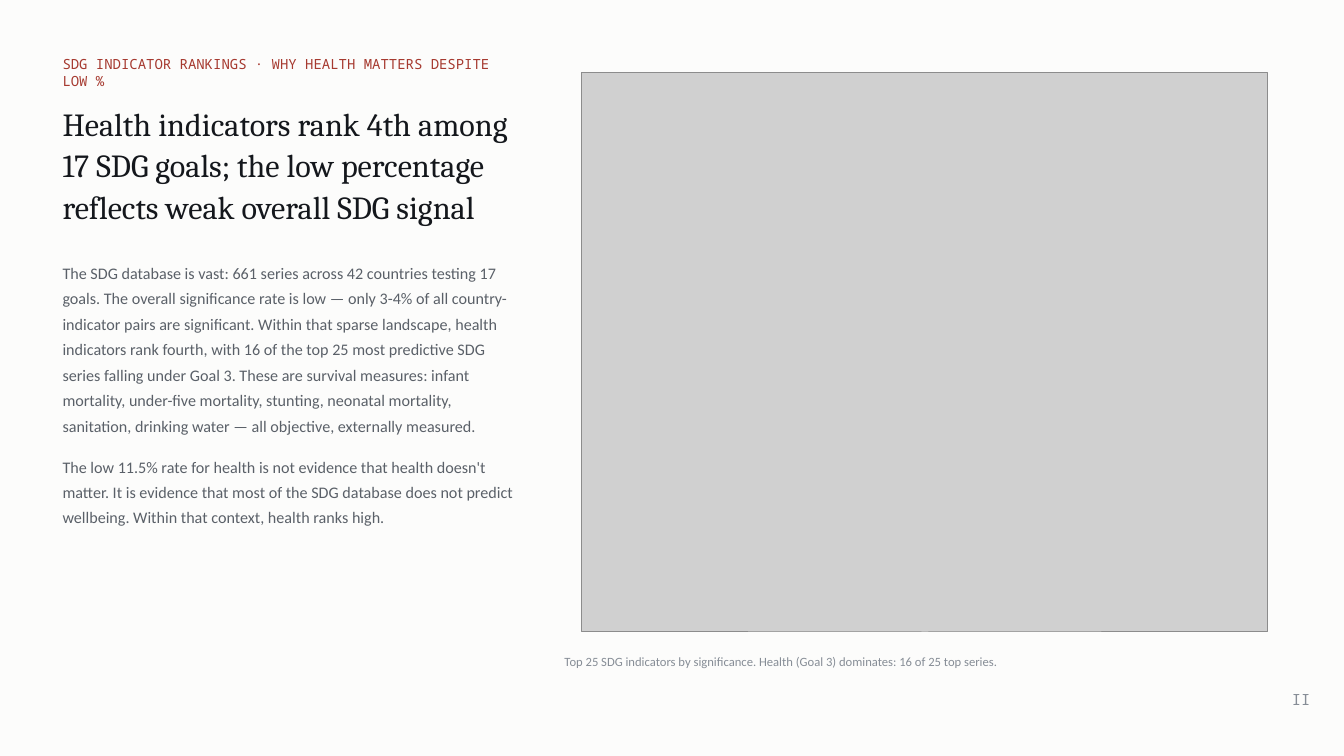
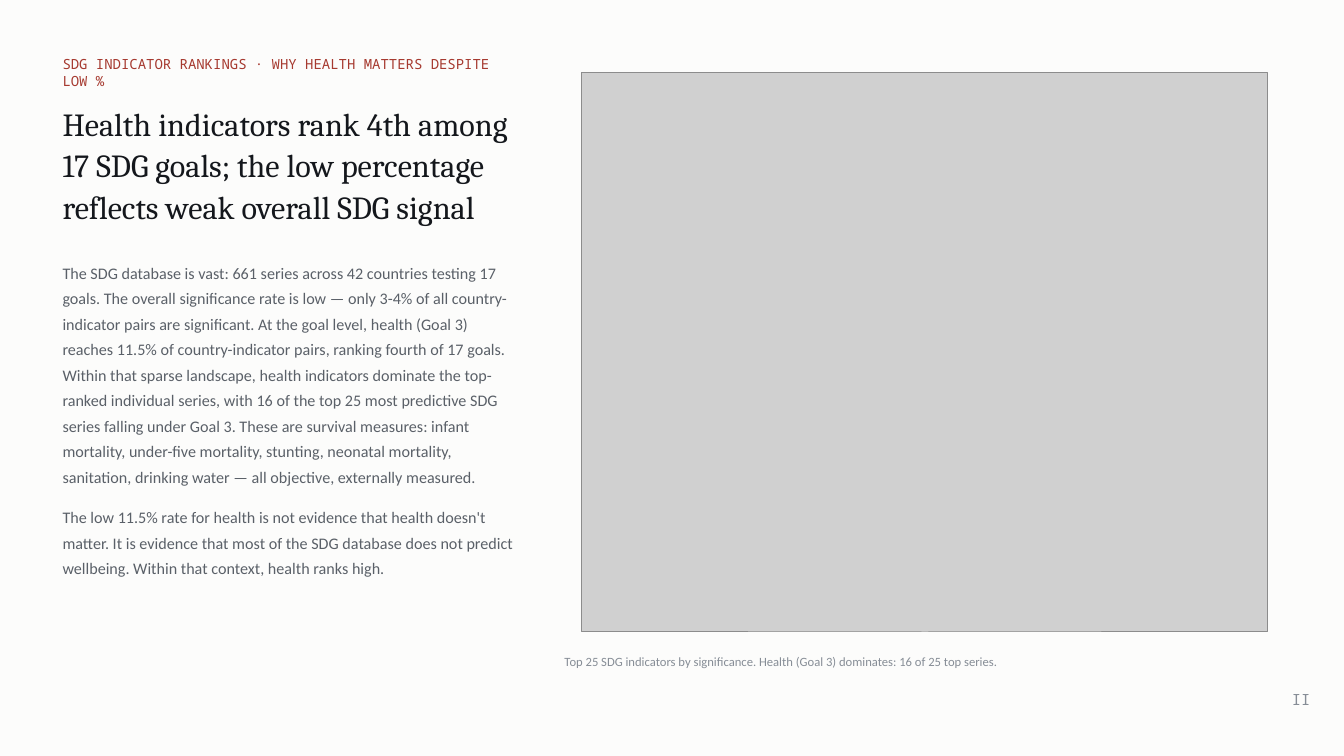
Before and after one commit to cwejnert/HDI-Happiness, a slide deck: slide 14 of deck/Measured_Where_It_Varies.pptx (slide 13 before the commit). Drawn at 1344x756 pixels with LibreOffice and Linux fonts; fonts in the diff are those of the drawing; grey boxes stand for pictures. Boxes give left, top, right and bottom in pixels: in the first picture for what was removed or moved away, otherwise in the second. Text is boxed around its words. In the diff, an @@ line names an element or a change of style, - is before the commit and + after.

```diff
--- a/deck/Measured_Where_It_Varies.pptx
+++ b/deck/Measured_Where_It_Varies.pptx
@@ text at [63,268,507,486]: text changed @@
-The SDG database is vast: 661 series across 42 countries testing 17 goals. The overall significance rate is low — only 3-4% of all country-indicator pairs are significant. Within that sparse landscape, health indicators rank fourth, with 16 of the top 25 most predictive SDG series falling under Goal 3. These are survival measures: infant mortality, under-five mortality, stunting, neonatal mortality, sanitation, drinking water — all objective, externally measured.
+The SDG database is vast: 661 series across 42 countries testing 17 goals. The overall significance rate is low — only 3-4% of all country-indicator pairs are significant. At the goal level, health (Goal 3) reaches 11.5% of country-indicator pairs, ranking fourth of 17 goals. Within that sparse landscape, health indicators dominate the top-ranked individual series, with 16 of the top 25 most predictive SDG series falling under Goal 3. These are survival measures: infant mortality, under-five mortality, stunting, neonatal mortality, sanitation, drinking water — all objective, externally measured.
```
Also in this commit, not shown: 2 slides added, 4 other files.
